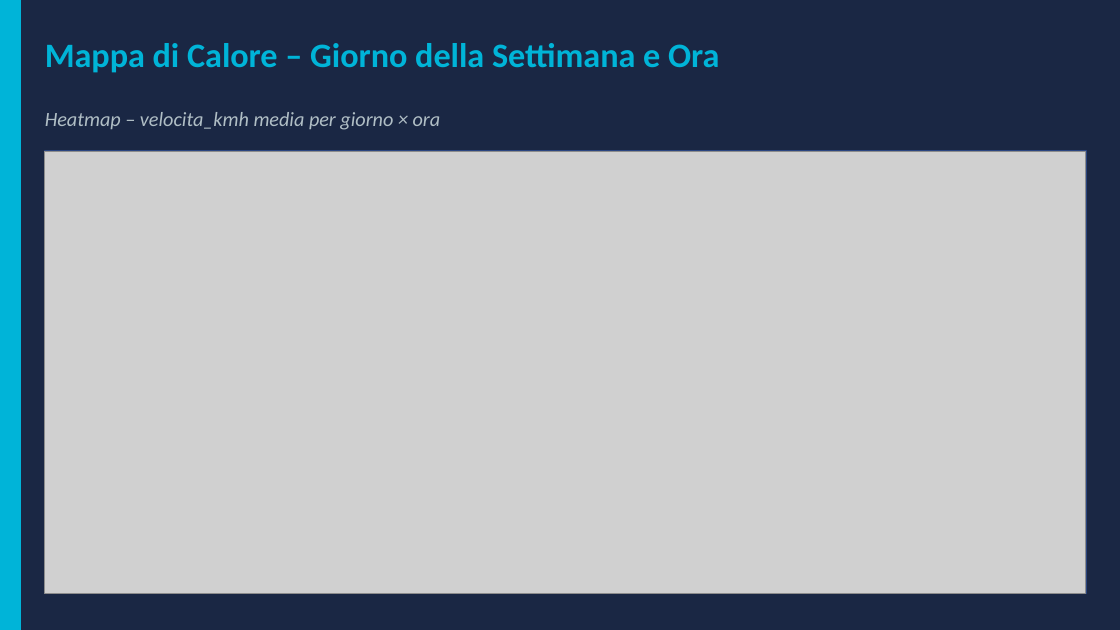
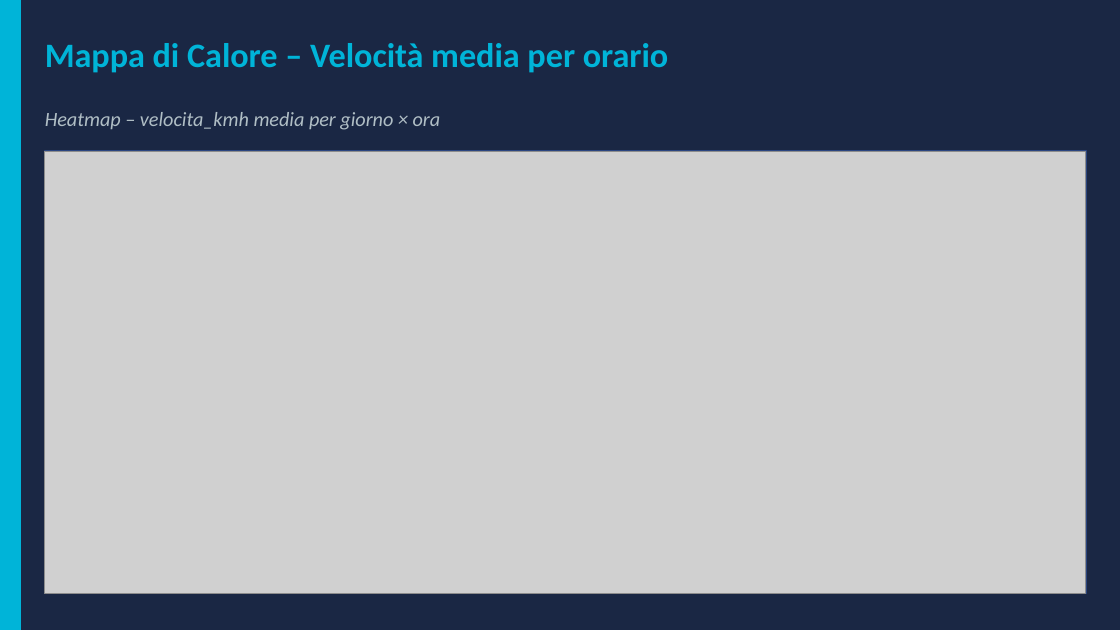
Before and after one commit to pezzandre/dataScience2, a slide deck: slide 5 of speed_monitoring.pptx. Drawn at 1120x630 pixels with LibreOffice and Linux fonts; fonts in the diff are those of the drawing; grey boxes stand for pictures. Boxes give left, top, right and bottom in pixels: in the first picture for what was removed or moved away, otherwise in the second. Text is boxed around its words. In the diff, an @@ line names an element or a change of style, - is before the commit and + after.

```diff
--- a/speed_monitoring.pptx
+++ b/speed_monitoring.pptx
@@ text at box(45, 43, 668, 73): text changed @@
-Mappa di Calore – Giorno della Settimana e Ora
+Mappa di Calore – Velocità media per orario
```
Also in this commit, not shown: 2 other slides changed, 4 slides added, 1 slide removed, 1 other file.
